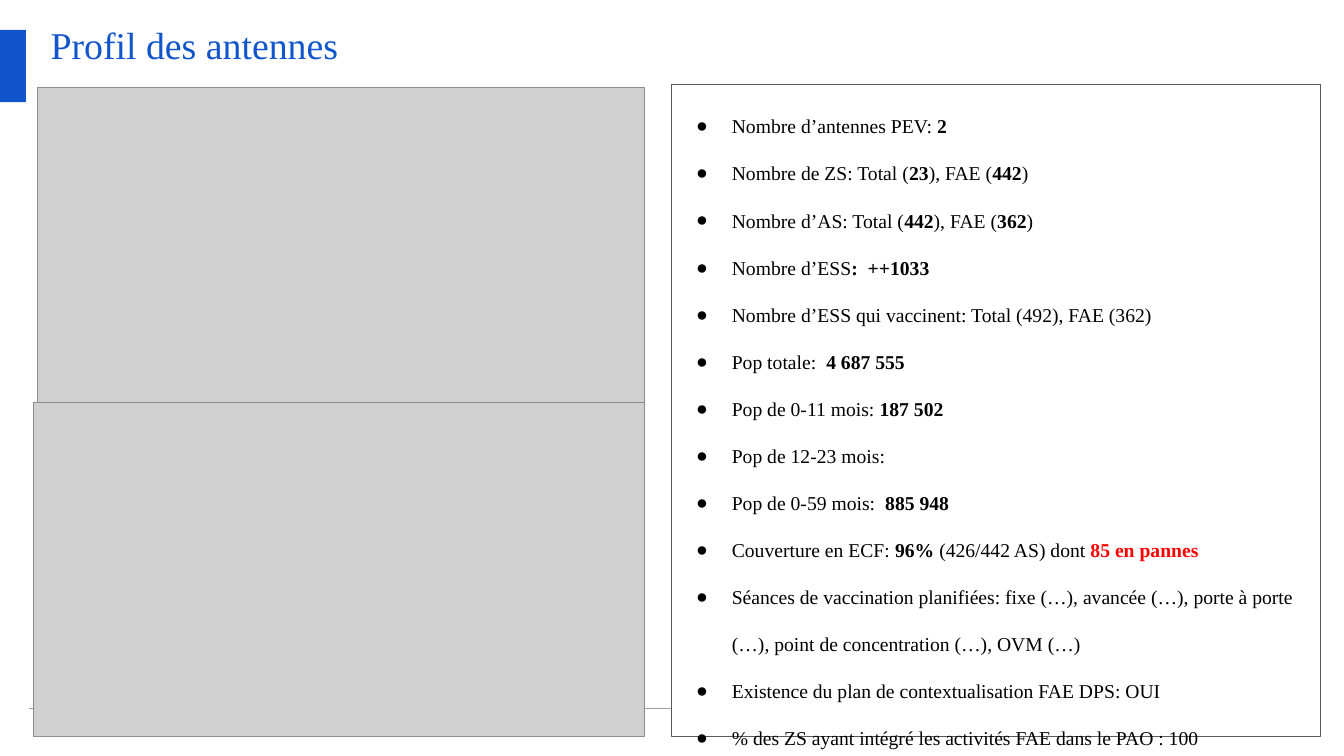
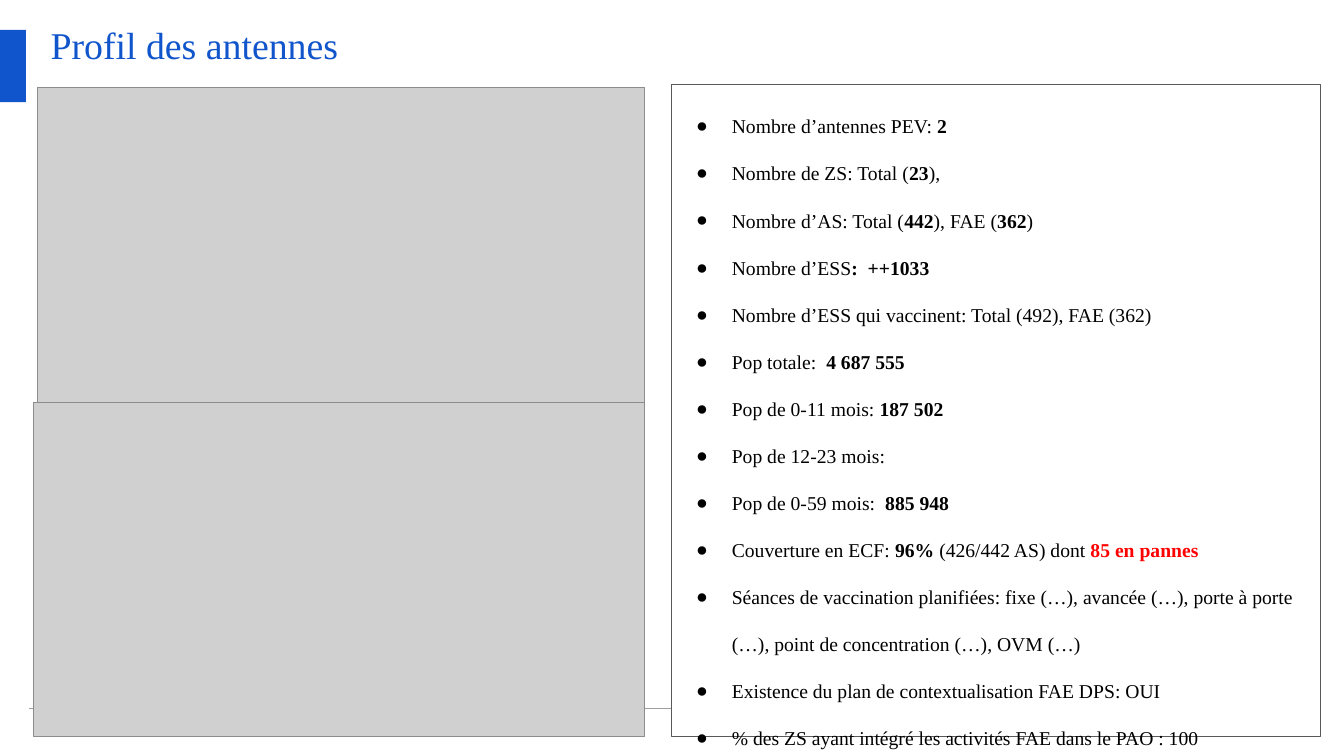
Before and after one commit to WHO-IST-CA/revue_annuelle, a slide deck: slide 3 of docs/epi/presentations/j2/MCP_Provinces_TSHOPO_revue annuelle 2025 ok_PEV_VF. 11 12 2025.pptx. Drawn at 1344x756 pixels with LibreOffice and Linux fonts; fonts in the diff are those of the drawing; grey boxes stand for pictures. Boxes give left, top, right and bottom in pixels: in the first picture for what was removed or moved away, otherwise in the second. Text is boxed around its words. In the diff, an @@ line names an element or a change of style, - is before the commit and + after.

```diff
--- a/docs/epi/presentations/j2/MCP_Provinces_TSHOPO_revue annuelle 2025 ok_PEV_VF. 11 12 2025.pptx
+++ b/docs/epi/presentations/j2/MCP_Provinces_TSHOPO_revue annuelle 2025 ok_PEV_VF. 11 12 2025.pptx
@@ text in rectangle at <box>732,166,940,184</box>: text changed @@
-● Nombre de ZS: Total (23), FAE (442)
+● Nombre de ZS: Total (23),
```
Also in this commit, not shown: 7 other slides changed, 1 slide added, 49 other files.
